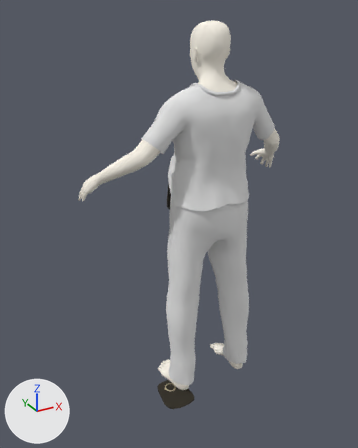
Before and after pictures for a commit that changed the Blender file blend/man/m1_B_OstomyCare_BagAnimation.blend.
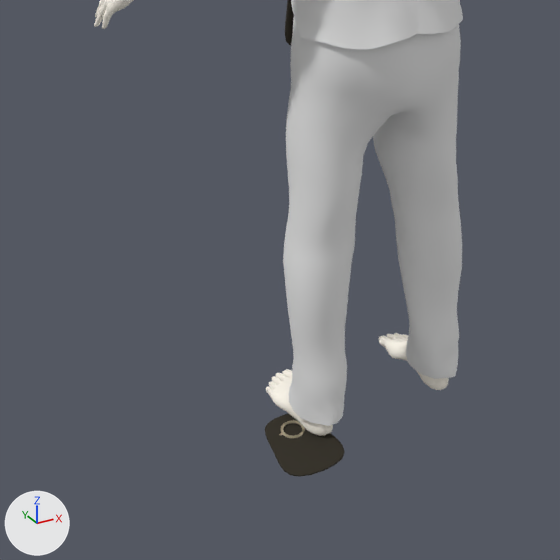
Each version is shown whole from a 50 mm lens placed at (-1.099, -2.106, 2.13), pointed at (0.148, 0.161, 0.997), then close up on the part from 10% to 82% of the width and 42% to 100% of the height. The axes (+X, +Y, +Z) are drawn at lower left. The lights are the same throughout.

Script lines for the objects in view, before the commit:
```python
me_cloth_02 = bpy.data.meshes.new('cloth_02')
me_cloth_02.from_pydata(...)  # 121 vertices, 100 faces; spans x -0.256..0.263, y -0.247..0.251, z -0.088..0.063
me_cloth_02.materials.append(mat_cloth_02)  # its picture is missing
me_m1_adult_male_genitalia_001 = bpy.data.meshes.new('M1:Adult_male_genitalia.001')
me_m1_adult_male_genitalia_001.from_pydata(...)  # 12076 vertices, 12032 faces; spans x -0.64..0.64, y -0.4..0.13, z 0.0..2.07
me_m1_adult_male_genitalia_001.polygons.foreach_set('use_smooth', [True] * 12032)
me_m1_adult_male_genitalia_001.materials.append(mat_m1_adult_male_genitalia_young_asian_female_001)  # its picture is missing
me_plane_005 = bpy.data.meshes.new('Plane.005')
me_plane_005.from_pydata(...)  # 568 vertices, 598 faces; spans x -0.093..0.093, y -0.124..0.118, z -0.01..0.004
me_plane_005.polygons.foreach_set('use_smooth', [True] * 598)
# faces by material slot: [286, 312]
me_plane_005.materials.append(mat_bagtexturemain)
me_plane_005.materials.append(mat_bagclasp)  # beige #b9af96
ob_bag_001 = bpy.data.objects.new('Bag.001', me_plane_005)
ob_bag_001.parent = ob_ostomybag
ob_bag_001.location = (0.000314, -0.0504, 0.00272)
_m = ob_bag_001.modifiers.new('EdgeSplit', 'EDGE_SPLIT')
_m.split_angle = 1.984
ob_cloth_02_onpatient = bpy.data.objects.new('cloth_02_onpatient', me_cloth_02)
ob_cloth_02_onpatient.location = (0.0, 0.0, 0.0)
ob_cloth_02_onpatient.rotation_euler = (0.0, -0.507, 0.0)  # degrees (0, -29, 0)
ob_cloth_02_onpatient.hide_set(True)  # its collection is switched off
ob_m1_adult_male_genitalia_001 = bpy.data.objects.new('M1:Adult_male_genitalia.001', me_m1_adult_male_genitalia_001)
ob_m1_adult_male_genitalia_001.location = (0.266, 0.0, 0.0)
ob_m1_adult_male_genitalia_001.rotation_euler = (0.0, 0.0, 3.142)  # degrees (0, 0, 180)
# also in view: 'M1:Harvey_fscrubtop2' at (0.266, 0.046, 1.469); 'M1:Harvey_fscrubbottoms2' at (0.265, 0.034, 0.657)
```
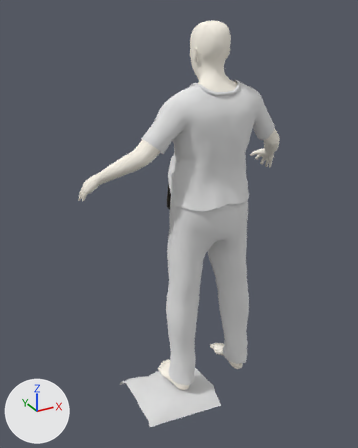
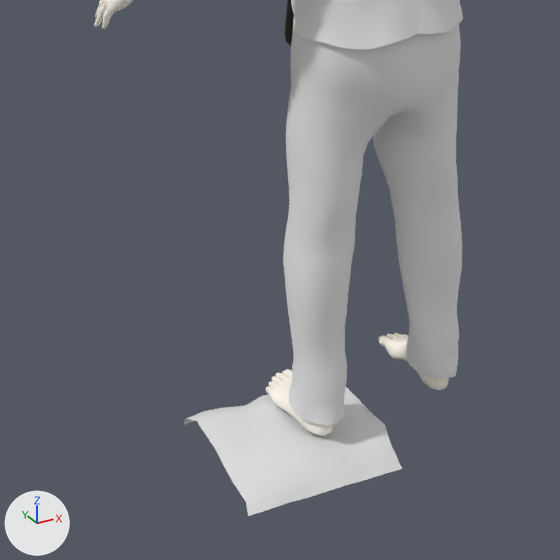
Commit message: Added cloth pad for ostomycare scene

Patch to the scene script:
```diff
--- a/blend/man/m1_B_OstomyCare_BagAnimation.blend.py
+++ b/blend/man/m1_B_OstomyCare_BagAnimation.blend.py
@@ me_cloth_02 @@
 # used by ob_cloth_02_onpatient; location = (0.0, 0.0, 0.0); rotation_euler = (0.0, -0.507, 0.0), in degrees (0, -29, 0)
-me_cloth_02.from_pydata(...)  # 121 vertices, 100 faces; spans x -0.256..0.263, y -0.247..0.251, z -0.088..0.063
+me_cloth_02.from_pydata(...)  # 121 vertices, 100 faces; spans x -0.245..0.271, y -0.22..0.222, z -0.095..0.02
+# me_cloth_02 part 1: 121 of 121 vertices moved; they spanned x -0.256..0.263, y -0.247..0.251, z -0.088..0.063 and now span x -0.245..0.271, y -0.22..0.222, z -0.095..0.02; mean shift (0.008, 0.002, -0.022); largest move (-0.127, 0.06, 0.054) -> (-0.11, 0.054, -0.019)
 me_cloth_02.materials.append(mat_cloth_02)
@@ ob_bag_001 @@
-ob_bag_001 = bpy.data.objects.new('Bag.001', me_plane_005)
-ob_bag_001.parent = ob_ostomybag
-ob_bag_001.location = (0.000314, -0.0504, 0.00272)
-_m = ob_bag_001.modifiers.new('EdgeSplit', 'EDGE_SPLIT')
-_m.split_angle = 1.984
@@ ob_cloth_02_onpatient @@
 ob_cloth_02_onpatient.location = (0.0, 0.0, 0.0)
-ob_cloth_02_onpatient.rotation_euler = (0.0, -0.507, 0.0)  # degrees (0, -29, 0)
-ob_cloth_02_onpatient.hide_set(True)  # its collection is switched off
+ob_cloth_02_onpatient.rotation_euler = (0.0, 0.212, 0.0)  # degrees (0, 12, 0)
```

What differs and where, as boxes [x1, y1, x2, y2] in the close-ups (560 x 560 px):
'cloth_02_onpatient', shown: after [184, 387, 402, 516]
'Bag.001', deleted: before [265, 413, 345, 477]
